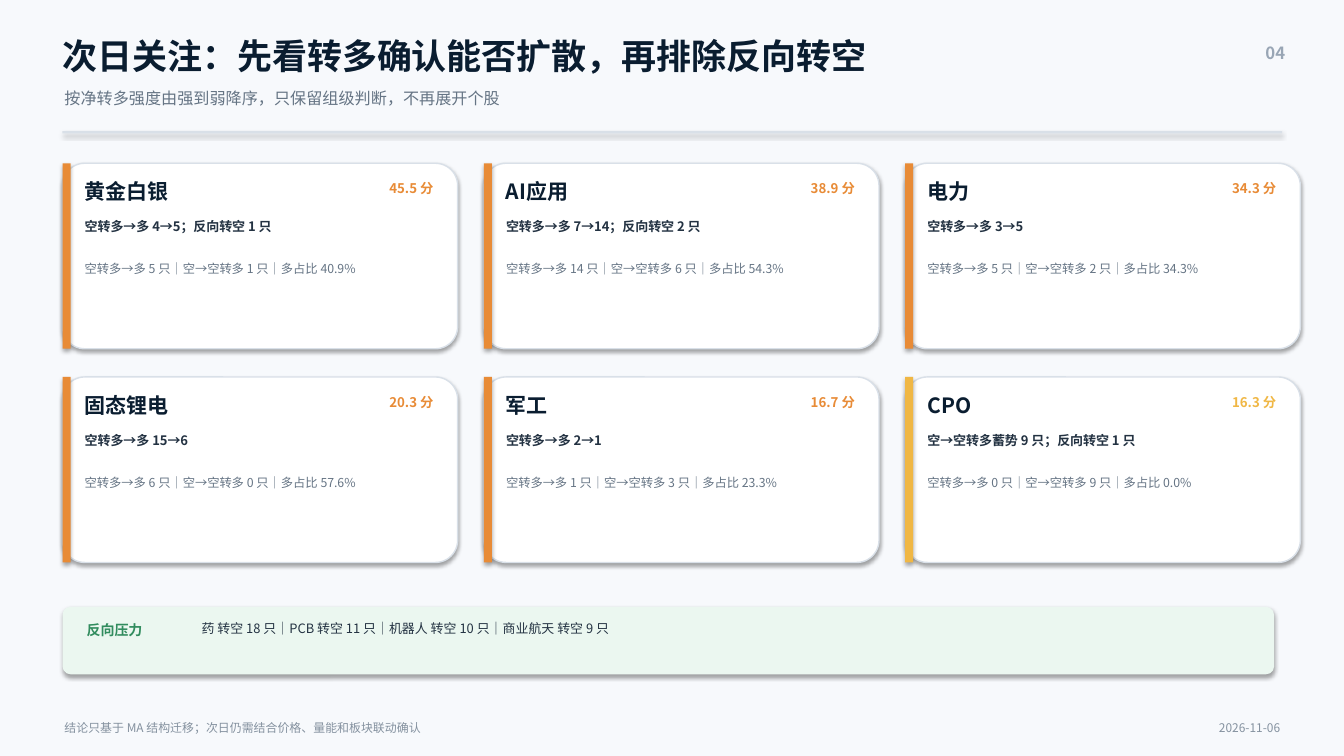
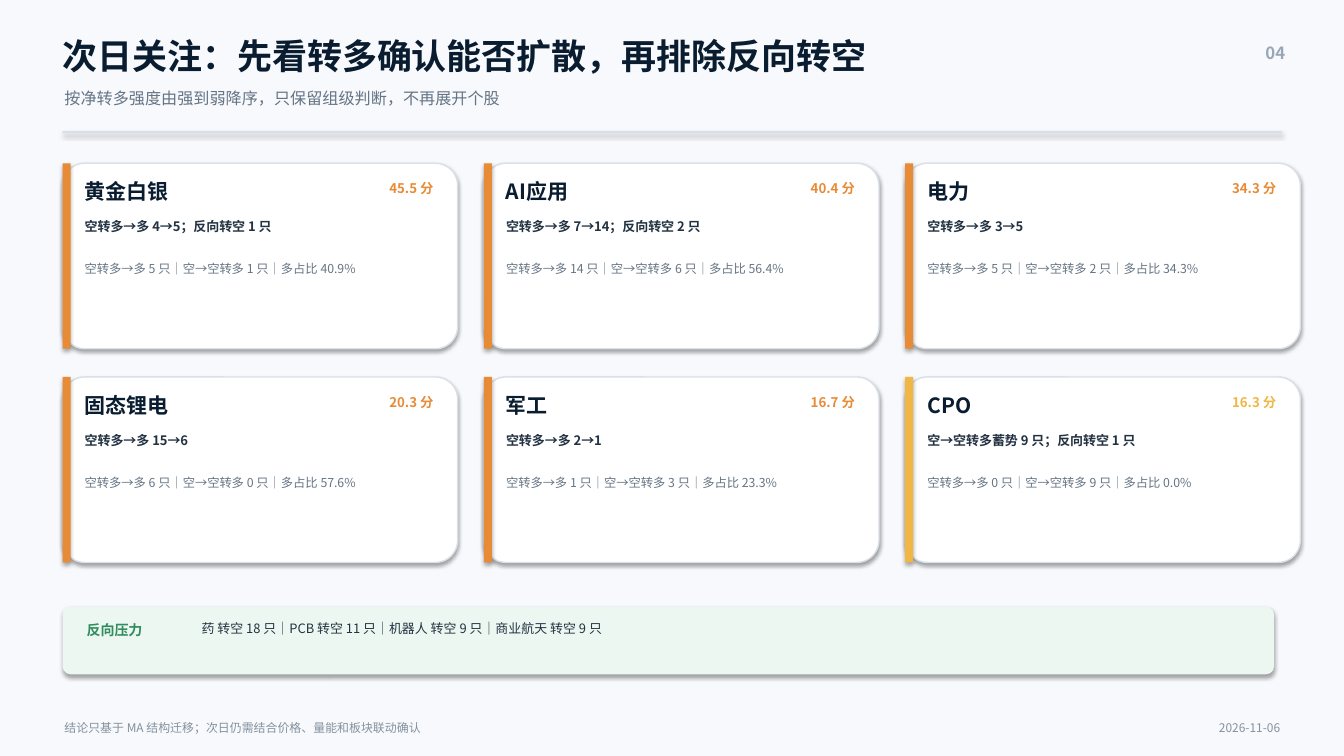
Before and after one commit to nancybhc/a-share-blast-lab, a slide deck: slide 4 of assets/多空阶段简报_2026-11-06.pptx. Drawn at 1344x756 pixels with LibreOffice and Linux fonts; fonts in the diff are those of the drawing. Boxes give left, top, right and bottom in pixels: in the first picture for what was removed or moved away, otherwise in the second. Text is boxed around its words. In the diff, an @@ line names an element or a change of style, - is before the commit and + after.

```diff
--- a/assets/多空阶段简报_2026-11-06.pptx
+++ b/assets/多空阶段简报_2026-11-06.pptx
@@ text at bbox=[811, 182, 855, 194]: text changed @@
-38.9 分
+40.4 分
@@ text at bbox=[506, 262, 784, 274]: text changed @@
-空转多→多 14 只｜空→空转多 6 只｜多占比 54.3%
+空转多→多 14 只｜空→空转多 6 只｜多占比 56.4%
@@ text at bbox=[202, 622, 602, 635]: text changed @@
-药 转空 18 只｜PCB 转空 11 只｜机器人 转空 10 只｜商业航天 转空 9 只
+药 转空 18 只｜PCB 转空 11 只｜机器人 转空 9 只｜商业航天 转空 9 只
```
Also in this commit, not shown: 2 other slides changed, 17 other files.
